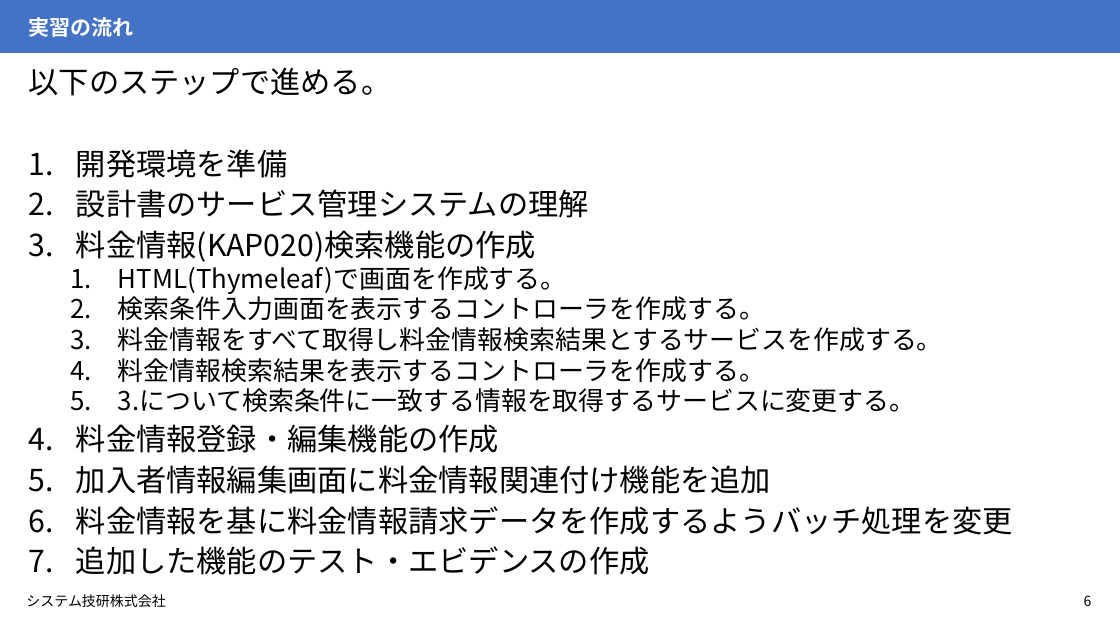
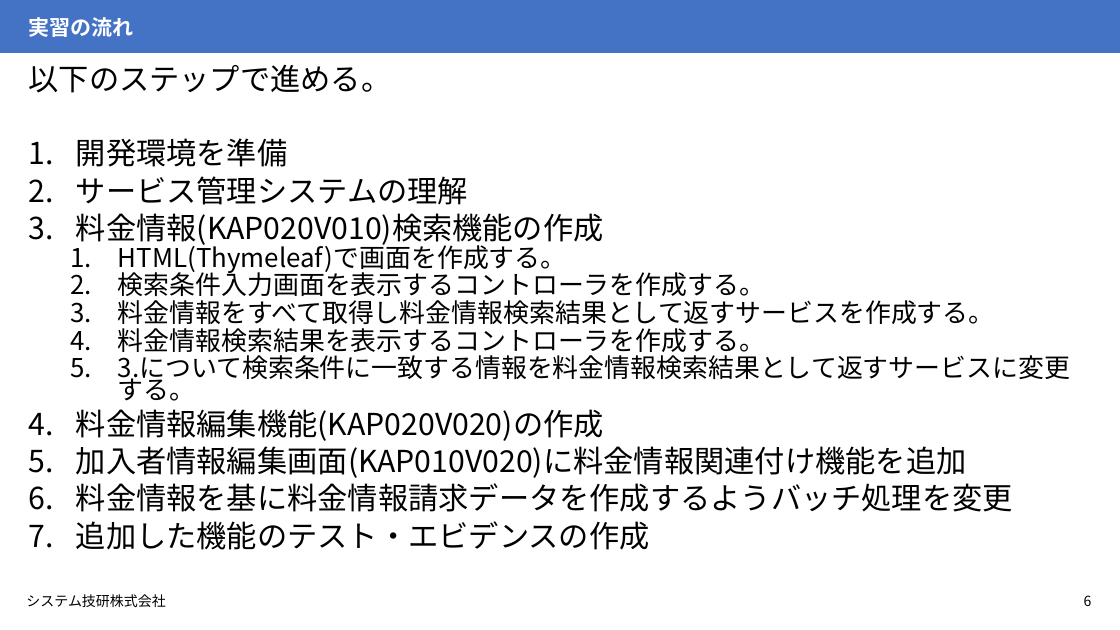
Before and after one commit to yukkeorg/JavaTraining, a slide deck: slide 6 of 03_webapp/docs/!実習イントロダクション.pptx. Drawn at 1120x630 pixels with LibreOffice and Linux fonts; fonts in the diff are those of the drawing. Boxes give left, top, right and bottom in pixels: in the first picture for what was removed or moved away, otherwise in the second. Text is boxed around its words. In the diff, an @@ line names an element or a change of style, - is before the commit and + after.

Commit message:
03web_app: 設計書更新

```diff
--- a/03_webapp/docs/!実習イントロダクション.pptx
+++ b/03_webapp/docs/!実習イントロダクション.pptx
@@ text at (29, 64, 1013, 550): line spacing 0.8 to 0.7 @@
@@ text at (76, 176, 604, 247): text changed @@
-2. 設計書のサービス管理システムの理解
-3. 料金情報(KAP020)検索機能の作成
+2. サービス管理システムの理解
+3. 料金情報(KAP020V010)検索機能の作成
@@ text at (118, 300, 995, 329): text changed @@
-  3. 料金情報をすべて取得し料金情報検索結果とするサービスを作成する。
+  3. 料金情報をすべて取得し料金情報検索結果として返すサービスを作成する。
@@ text at (76, 351, 1070, 478): text changed @@
-  5. 3.について検索条件に一致する情報を取得するサービスに変更する。
-4. 料金情報登録・編集機能の作成
-5. 加入者情報編集画面に料金情報関連付け機能を追加
+  5. 3.について検索条件に一致する情報を料金情報検索結果として返すサービスに変更する。
+4. 料金情報編集機能(KAP020V020)の作成
+5. 加入者情報編集画面(KAP010V020)に料金情報関連付け機能を追加
```
Also in this commit, not shown: 1 other slide changed, 2 other files.
